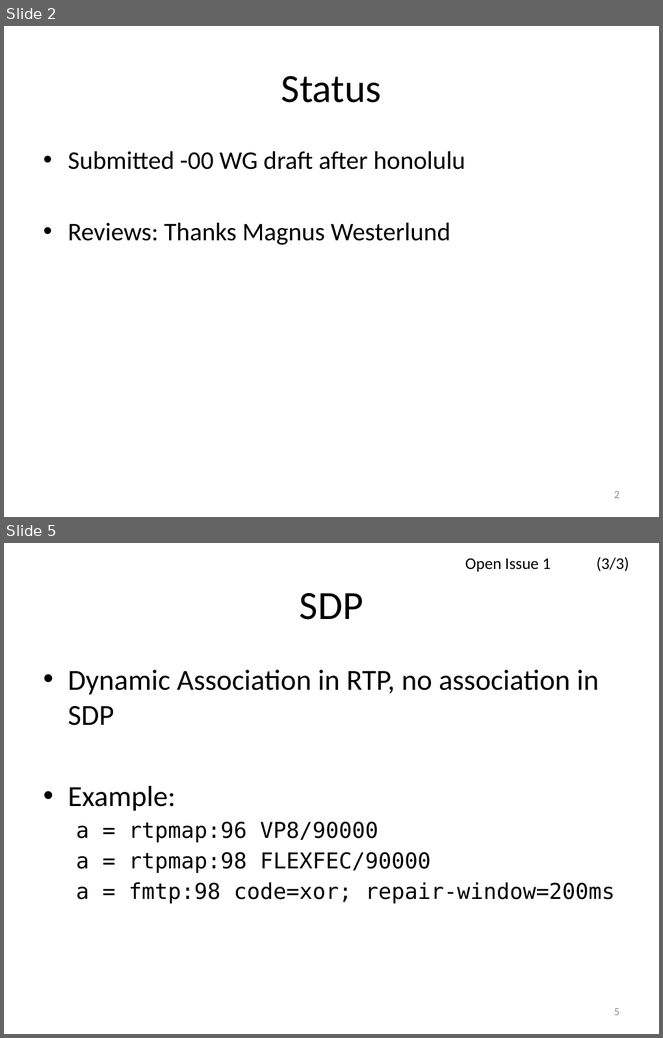
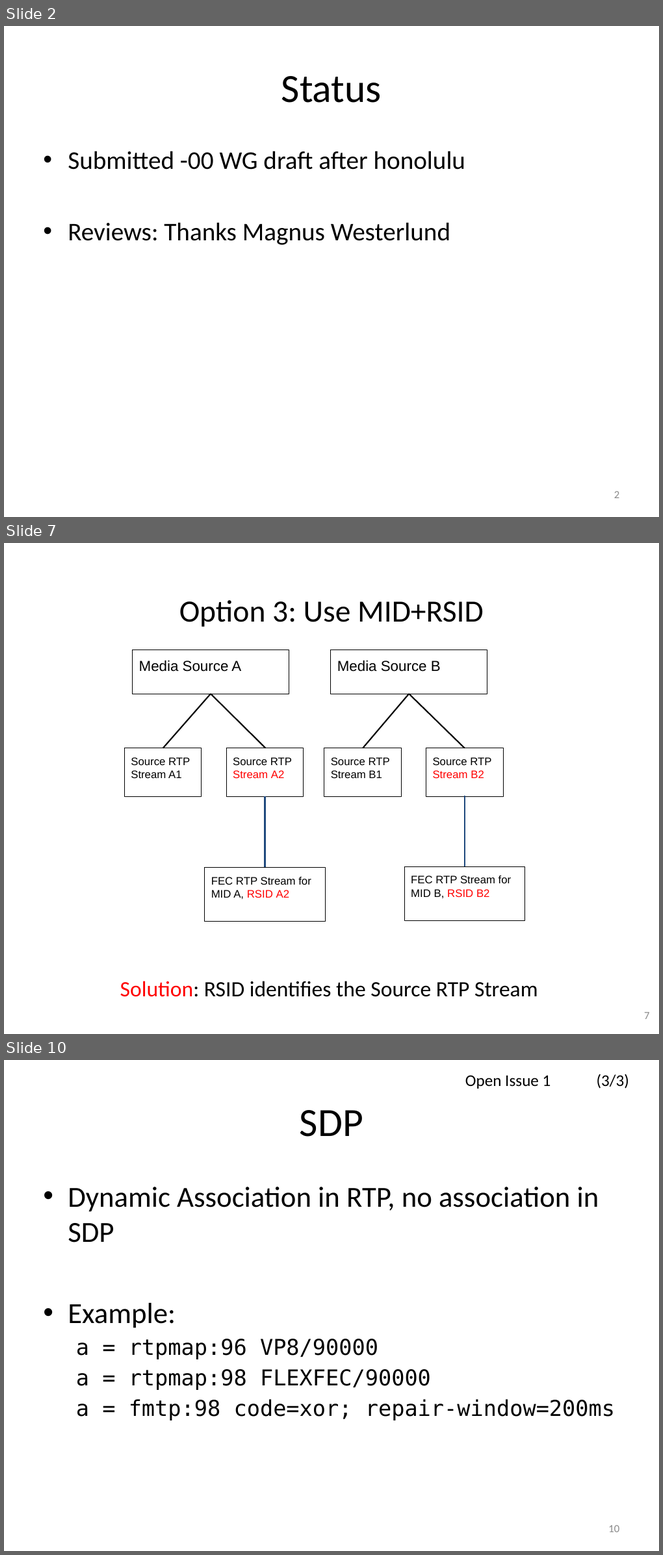
Before and after one commit to vr000m/payload-1d2d-parity-fec, a slide deck: 1d2d/presentations/92-payload-flexible-fec.pptx. Shown one above the other, each under a label of ours: slides 2 and 5 before the commit, slides 2, 7 and 10 after it; the slides between them are not shown. The pictures are 663x1038 and 663x1555 pixels, drawn with LibreOffice and Linux fonts; fonts in the diff are those of the drawing. Boxes give left, top, right and bottom in pixels: in the first picture for what was removed or moved away, otherwise in the second. Text is boxed around its words. In the diff, an @@ line names an element or a change of style, - is before the commit and + after.

Commit message:
updating flexfec, based on @pthatcher's proposal (rsid)

```diff
--- a/1d2d/presentations/92-payload-flexible-fec.pptx
+++ b/1d2d/presentations/92-payload-flexible-fec.pptx
@@ slide 7 added at bbox=[4, 543, 659, 1034], background #FFFFFF @@
@@ title added at bbox=[180, 600, 484, 627], 34 pt, text #000000 @@
+Option 3: Use MID+RSID
@@ rectangle added at bbox=[133, 650, 289, 694], outline #000000 0.75 pt, 16 pt, text #000000 @@
+Media Source A
@@ rectangle added at bbox=[331, 650, 488, 694], outline #000000 0.75 pt, 16 pt, text #000000 @@
+Media Source B
@@ line added from (211, 694) to (163, 748), #000000 1.5 pt @@
@@ line added from (265, 748) to (211, 694), #000000 1.5 pt @@
@@ line added from (409, 694) to (363, 748), #000000 1.5 pt @@
@@ line added from (465, 748) to (409, 694), #000000 1.5 pt @@
@@ rectangle added at bbox=[124, 748, 202, 797], outline #000000 0.75 pt, 12 pt, text #000000 @@
+Source RTP Stream A1
@@ rectangle added at bbox=[226, 748, 304, 797], outline #000000 0.75 pt, 12 pt, text #000000 @@
+Source RTP Stream A2
@@ rectangle added at bbox=[324, 748, 402, 797], outline #000000 0.75 pt, 12 pt, text #000000 @@
+Source RTP Stream B1
@@ rectangle added at bbox=[426, 748, 503, 797], outline #000000 0.75 pt, 12 pt, text #000000 @@
+Source RTP Stream B2
@@ line added from (465, 796) to (465, 867), #1F497D 1.5 pt @@
@@ line added from (265, 797) to (265, 867), #1F497D 1.5 pt @@
@@ rectangle added at bbox=[204, 867, 325, 922], outline #000000 0.75 pt, 12 pt, text #000000 @@
+FEC RTP Stream for MID A, RSID A2
@@ rectangle added at bbox=[404, 867, 525, 921], outline #000000 0.75 pt, 12 pt, text #000000 @@
+FEC RTP Stream for MID B, RSID B2
@@ text added at bbox=[120, 981, 538, 997], 24 pt, text #000000 @@
+Solution: RSID identifies the Source RTP Stream
@@ page number added at bbox=[644, 1012, 649, 1019], 12 pt, text #8C8C8C @@
+7
@@ what was slide 5 is now slide 10 @@
@@ page number at bbox=[608, 1525, 620, 1533]: text changed @@
-5
+10
```
Also in this commit, not shown: 2 slides changed, 5 other slides added, 1 slide removed.
